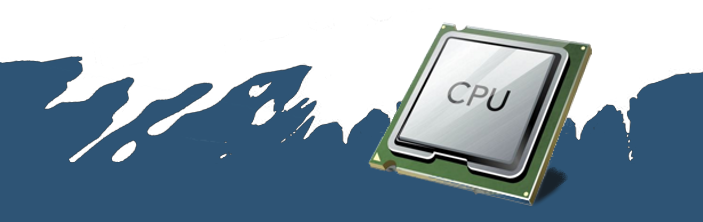
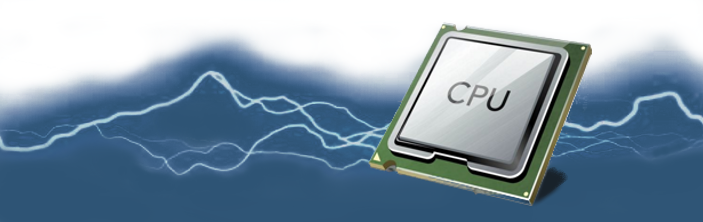
Layer changes from the first 703 × 222 image to the second:
added layer "tr.png" above "bbb.png" over [0, 0, 703, 222]
